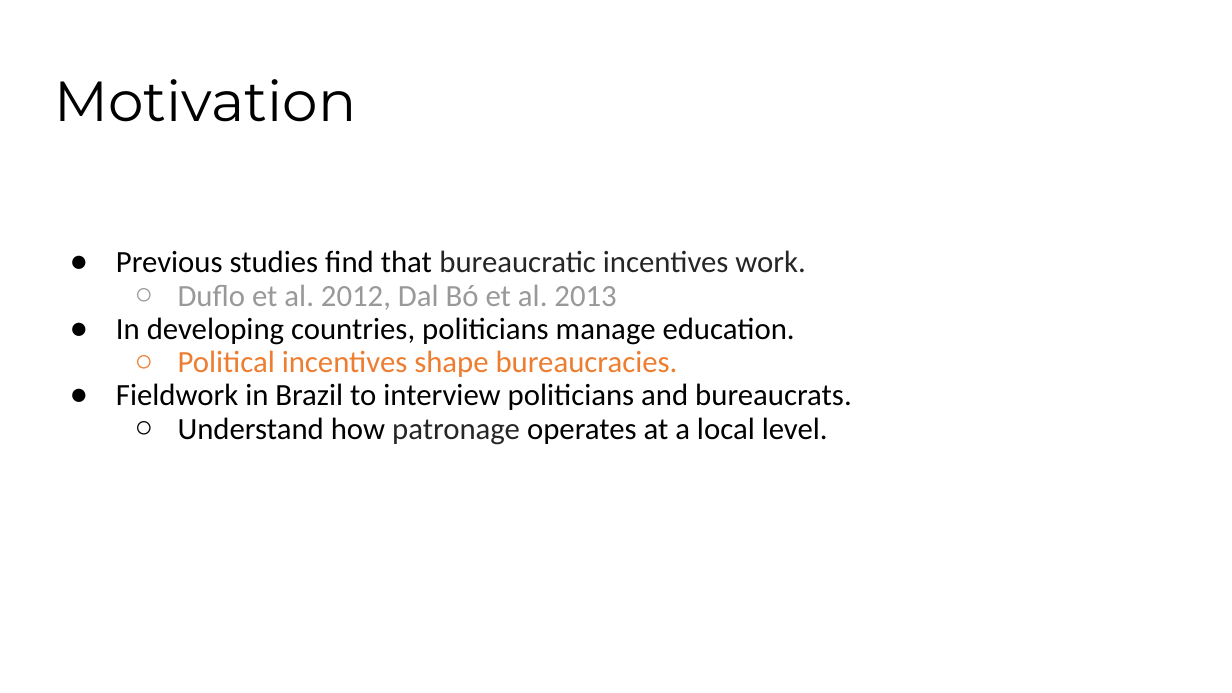
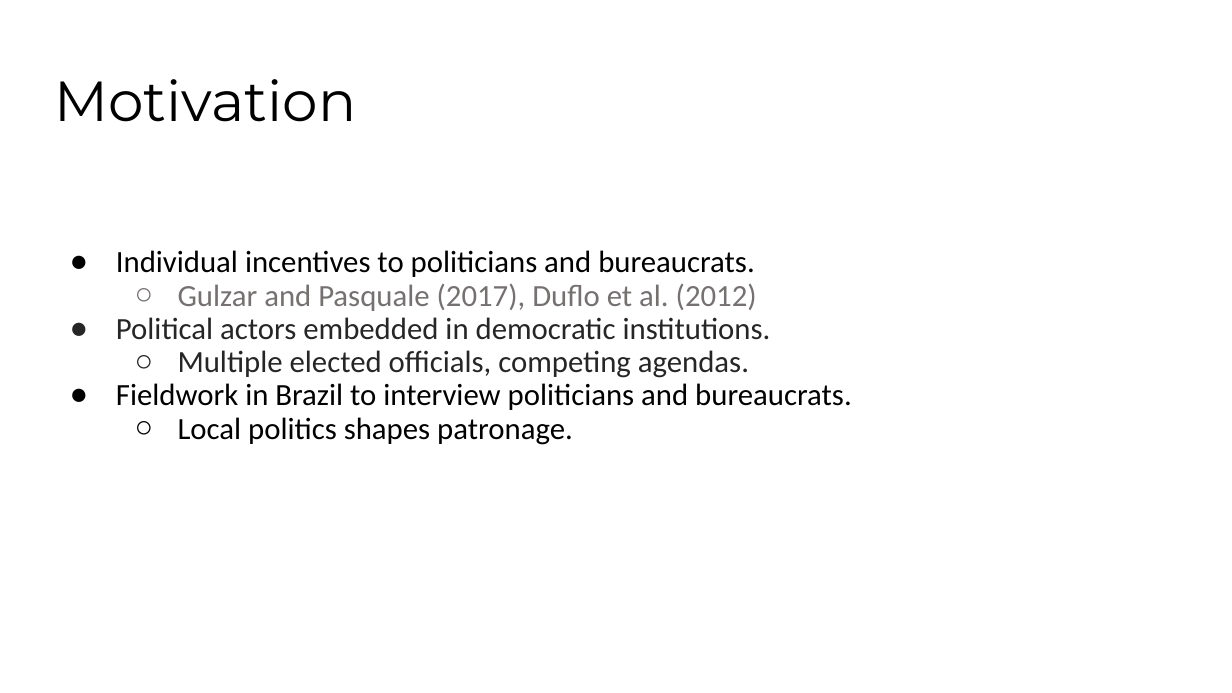
Before and after one commit to galileukim/patronage-education, a slide deck: slide 4 of presentation/2020_presentation_patronage_brazil_lab.pptx. Drawn at 1232x693 pixels with LibreOffice and Linux fonts; fonts in the diff are those of the drawing. Boxes give left, top, right and bottom in pixels: in the first picture for what was removed or moved away, otherwise in the second. Text is boxed around its words. In the diff, an @@ line names an element or a change of style, - is before the commit and + after.

```diff
--- a/presentation/2020_presentation_patronage_brazil_lab.pptx
+++ b/presentation/2020_presentation_patronage_brazil_lab.pptx
@@ text at <box>116,250,771,378</box>: text changed; text colour #000000 to #262626 @@
-● Previous studies find that bureaucratic incentives work.
-  ○ Duflo et al. 2012, Dal Bó et al. 2013
-● In developing countries, politicians manage education.
-  ○ Political incentives shape bureaucracies.
+● Individual incentives to politicians and bureaucrats.
+  ○ Gulzar and Pasquale (2017), Duflo et al. (2012)
+● Political actors embedded in democratic institutions.
+  ○ Multiple elected officials, competing agendas.
@@ text at <box>178,417,573,445</box>: text changed @@
-  ○ Understand how patronage operates at a local level.
+  ○ Local politics shapes patronage.
```
Also in this commit, not shown: 7 other slides changed, 4 slides added, 2 slides removed, 2 other files.
